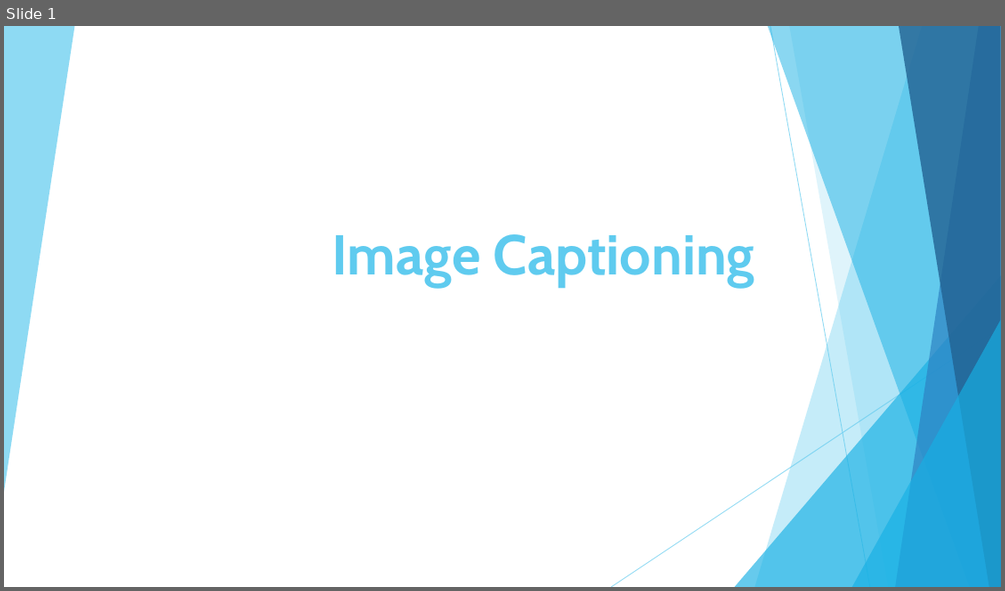
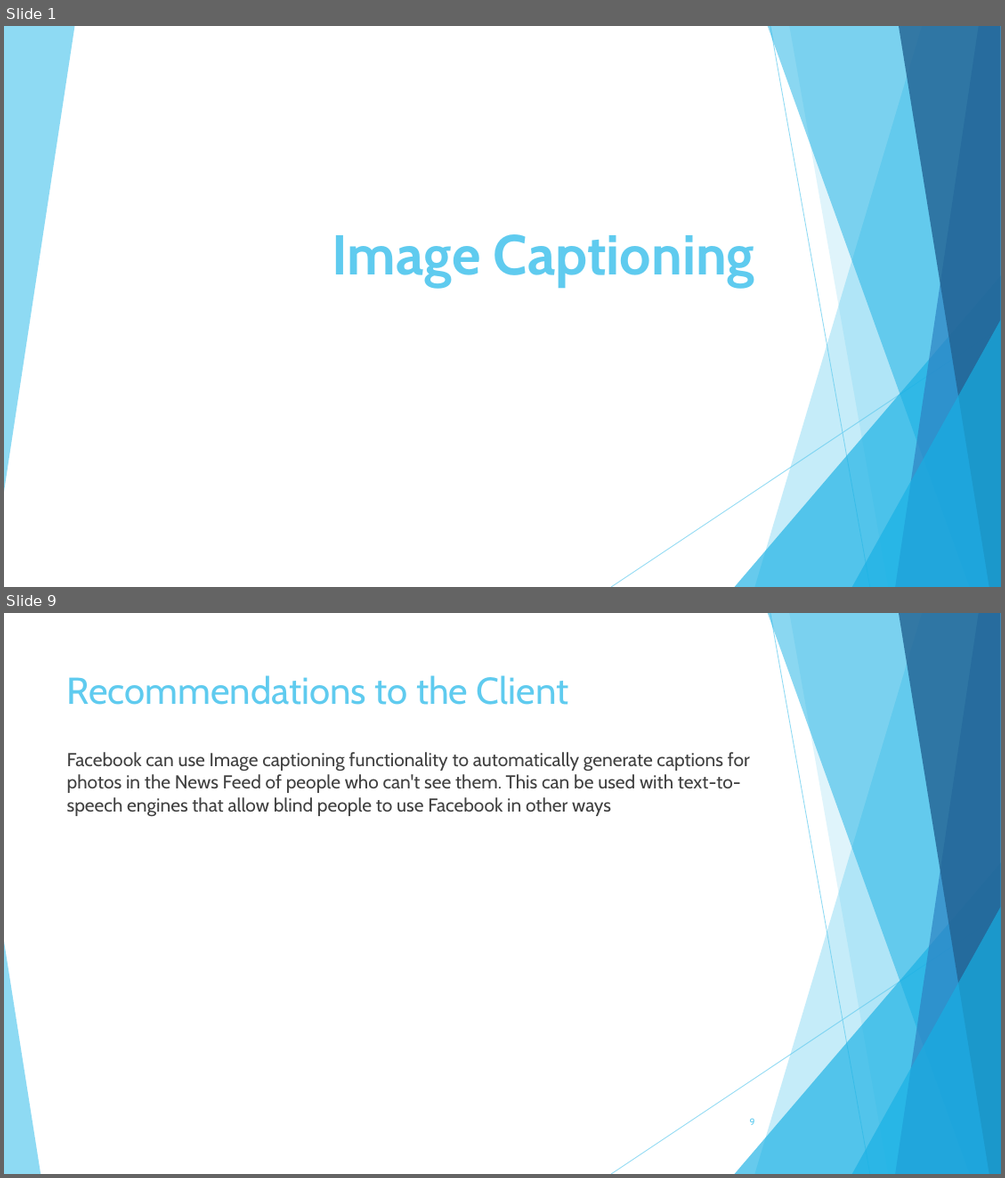
Before and after one commit to rvNine/caption1, a slide deck: caption_report.pptx. Shown one above the other, each under a label of ours: slide 1 before the commit, slides 1 and 9 after it; the slides between them are not shown. The pictures are 1005x591 and 1005x1178 pixels, drawn with LibreOffice and Linux fonts; fonts in the diff are those of the drawing. Boxes give left, top, right and bottom in pixels: in the first picture for what was removed or moved away, otherwise in the second. Text is boxed around its words. In the diff, an @@ line names an element or a change of style, - is before the commit and + after.

Commit message:
Added Recommendations to the client section

```diff
--- a/caption_report.pptx
+++ b/caption_report.pptx
@@ slide 9 added at (4, 613, 1001, 1174), background #FFFFFF; not listed: 9 template elements that a slide beside it also shows @@
@@ title added at (67, 675, 568, 705), 36 pt, text #5FCBEF @@
+Recommendations to the Client
@@ text added at (67, 752, 750, 816), 18 pt, text #404040 @@
+Facebook can use Image captioning functionality to automatically generate captions for photos in the News Feed of people who can't see them. This can be used with text-to-speech engines that allow blind people to use Facebook in other ways
@@ triangle added at (4, 941, 40, 1174), fill #5FCBEF at 70% opacity @@
@@ page number added at (750, 1118, 755, 1125), 9 pt, text #5FCBEF @@
+9
```
Also in this commit, not shown: 7 slides changed, 1 other file.
